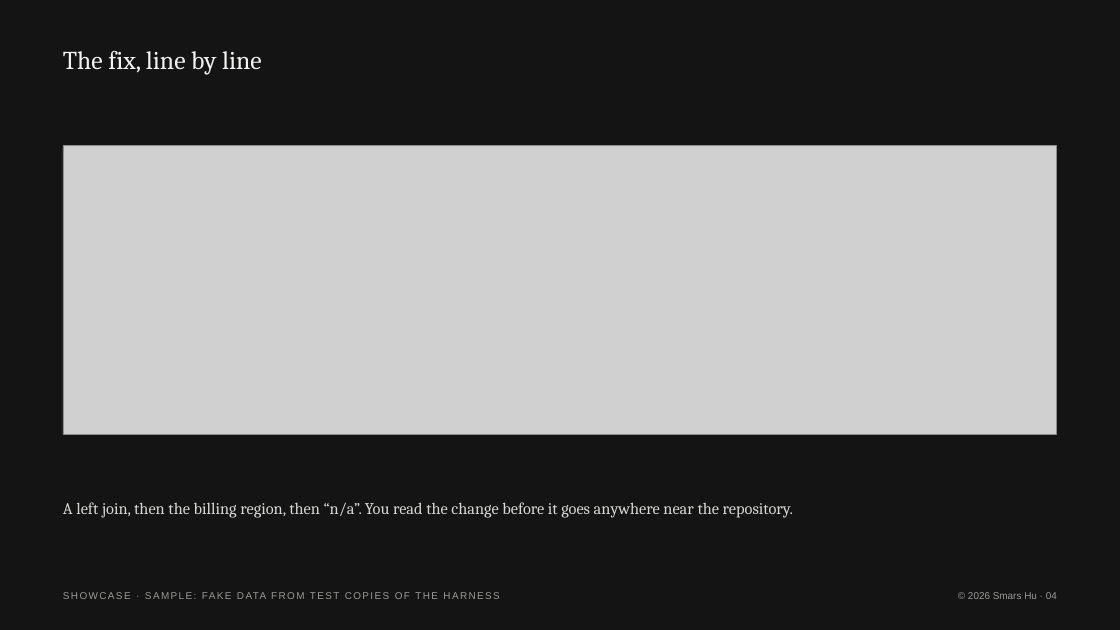
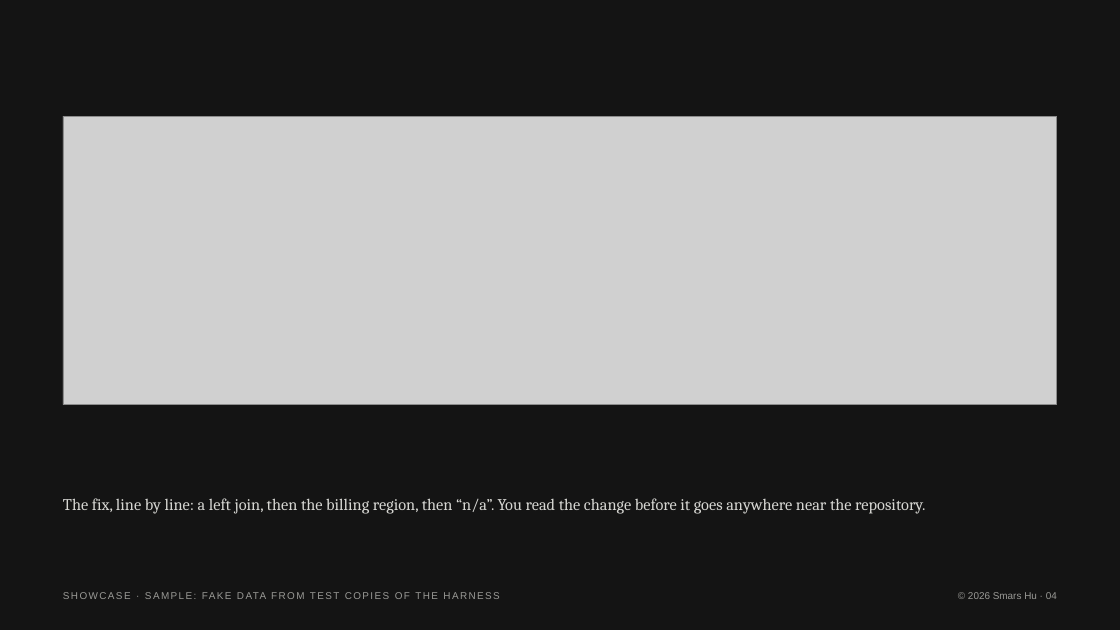
Before and after one commit to Smars-Bin-Hu/ai-exploration, a slide deck: slide 4 of Showcase/Real Tasks/_template/Sample (fake data).pptx. Drawn at 1120x630 pixels with LibreOffice and Linux fonts; fonts in the diff are those of the drawing; grey boxes stand for pictures. Boxes give left, top, right and bottom in pixels: in the first picture for what was removed or moved away, otherwise in the second. Text is boxed around its words. In the diff, an @@ line names an element or a change of style, - is before the commit and + after.

```diff
--- a/Showcase/Real Tasks/_template/Sample (fake data).pptx
+++ b/Showcase/Real Tasks/_template/Sample (fake data).pptx
@@ text removed at box(63, 51, 262, 74) @@
-The fix, line by line
@@ picture: place and size @@
-picture at box(63, 145, 1057, 434)
+picture at box(63, 116, 1057, 405)
@@ text at box(63, 498, 925, 514): text changed @@
-A left join, then the billing region, then “n/a”. You read the change before it goes anywhere near the repository.
+The fix, line by line: a left join, then the billing region, then “n/a”. You read the change before it goes anywhere near the repository.
```
Also in this commit, not shown: 5 other slides changed, 53 other files.
